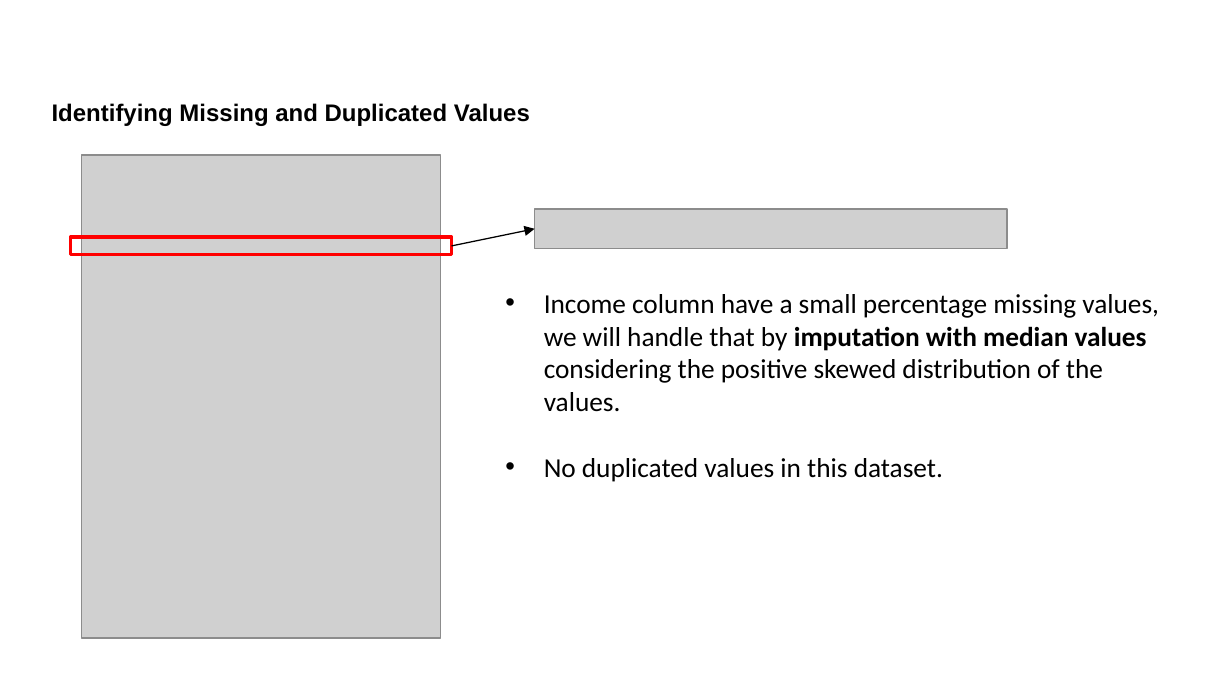
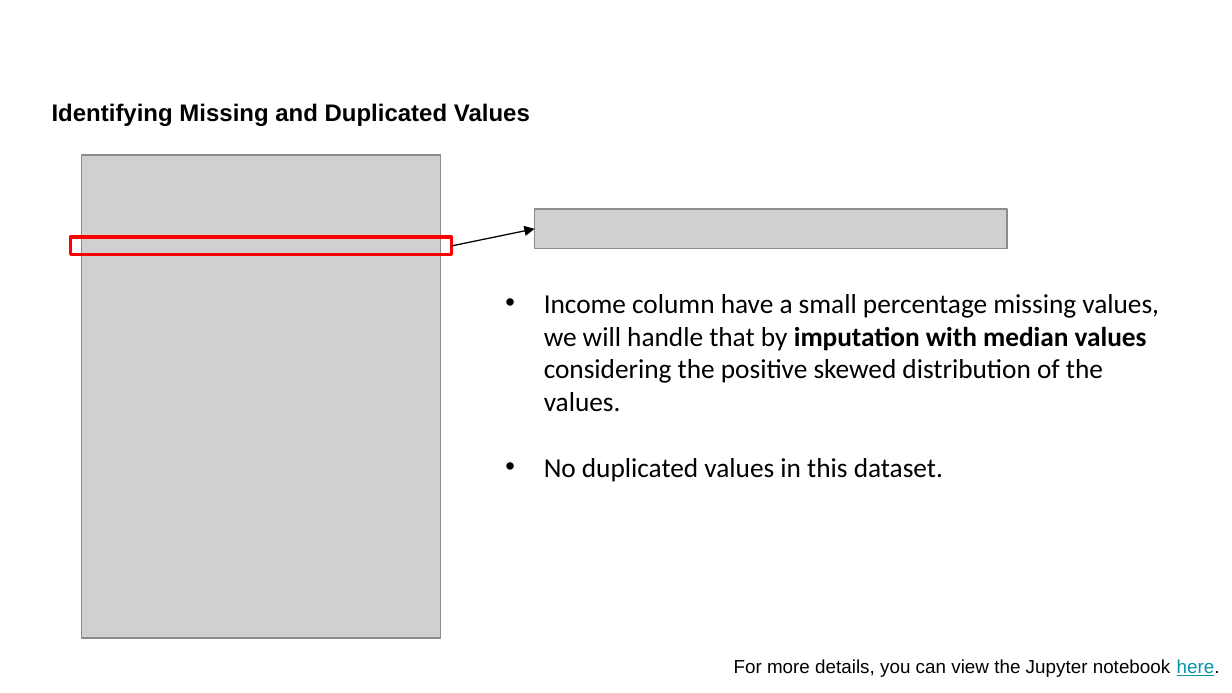
Before and after one commit to mcikalmerdeka/Predict-Customer-Personality-to-Boost-Marketing-Campaign-by-Using-Machine-Learning, a slide deck: slide 3 of Task 2/Muhammad Cikal Merdeka_Mini_Project_3_Task_2.pptx (slide 2 before the commit). Drawn at 1232x693 pixels with LibreOffice and Linux fonts; fonts in the diff are those of the drawing; grey boxes stand for pictures; background and template pictures are left out. Boxes give left, top, right and bottom in pixels: in the first picture for what was removed or moved away, otherwise in the second. Text is boxed around its words. In the diff, an @@ line names an element or a change of style, - is before the commit and + after.

```diff
--- a/Task 2/Muhammad Cikal Merdeka_Mini_Project_3_Task_2.pptx
+++ b/Task 2/Muhammad Cikal Merdeka_Mini_Project_3_Task_2.pptx
@@ text added at (x1=734, y1=659, x2=1220, y2=677), 11 pt, text #000000 @@
+For more details, you can view the Jupyter notebook here.
```
Also in this commit, not shown: 4 slides added, 3 slides removed, 4 other files.
